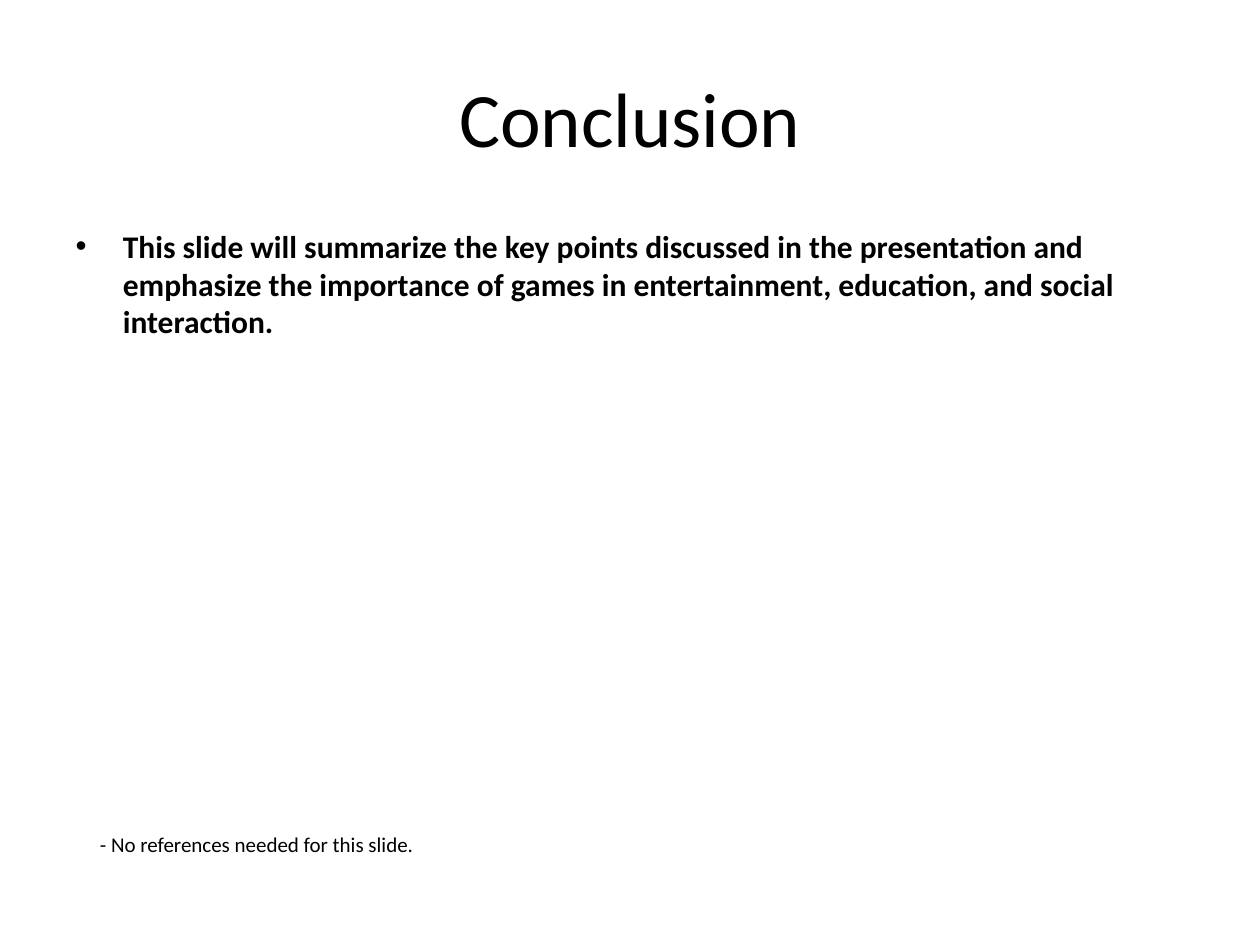
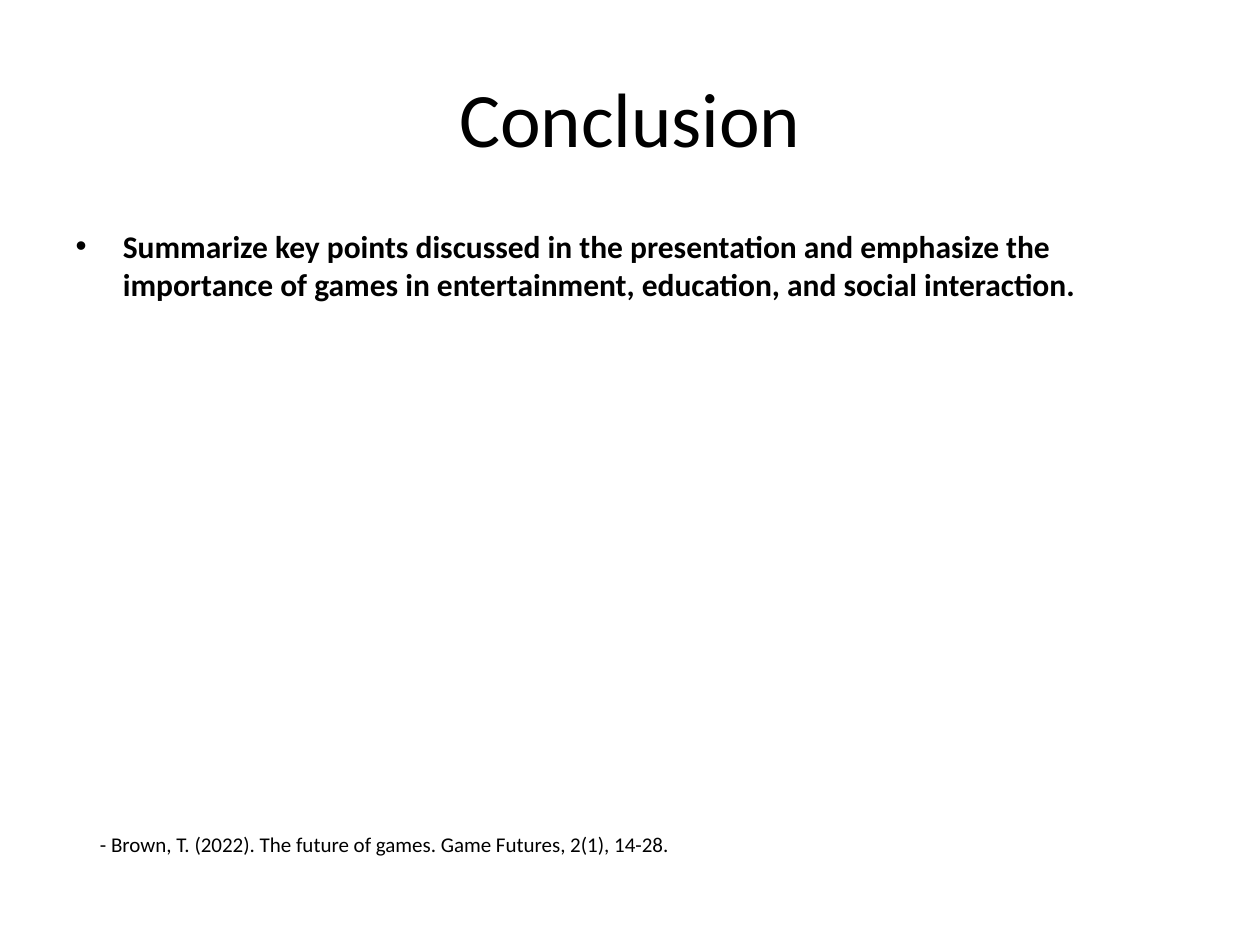
Before and after one commit to infrasvc-magang/test, a slide deck: slide 11 of backend/project/PPTX/Game_presentation.pptx. Drawn at 1260x945 pixels with LibreOffice and Linux fonts; fonts in the diff are those of the drawing. Boxes give left, top, right and bottom in pixels: in the first picture for what was removed or moved away, otherwise in the second. Text is boxed around its words. In the diff, an @@ line names an element or a change of style, - is before the commit and + after.

```diff
--- a/backend/project/PPTX/Game_presentation.pptx
+++ b/backend/project/PPTX/Game_presentation.pptx
@@ text at [123, 236, 1074, 302]: text changed @@
-• This slide will summarize the key points discussed in the presentation and emphasize the importance of games in entertainment, education, and social interaction.
+• Summarize key points discussed in the presentation and emphasize the importance of games in entertainment, education, and social interaction.
@@ text at [111, 837, 668, 856]: text changed @@
-- No references needed for this slide.
+- Brown, T. (2022). The future of games. Game Futures, 2(1), 14-28.
```
Also in this commit, not shown: 5 other slides changed, 4 slides added, 4 slides removed, 7 other files.
